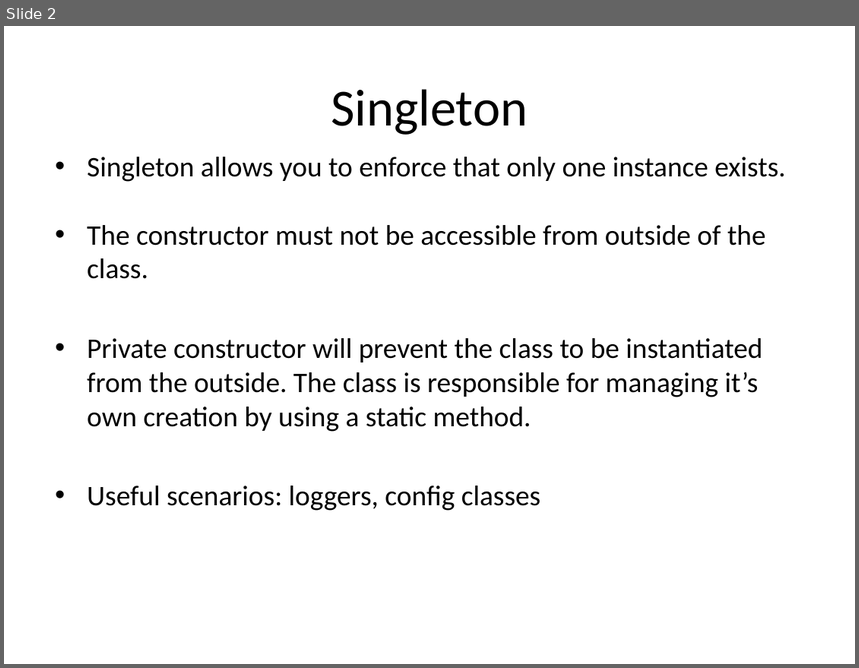
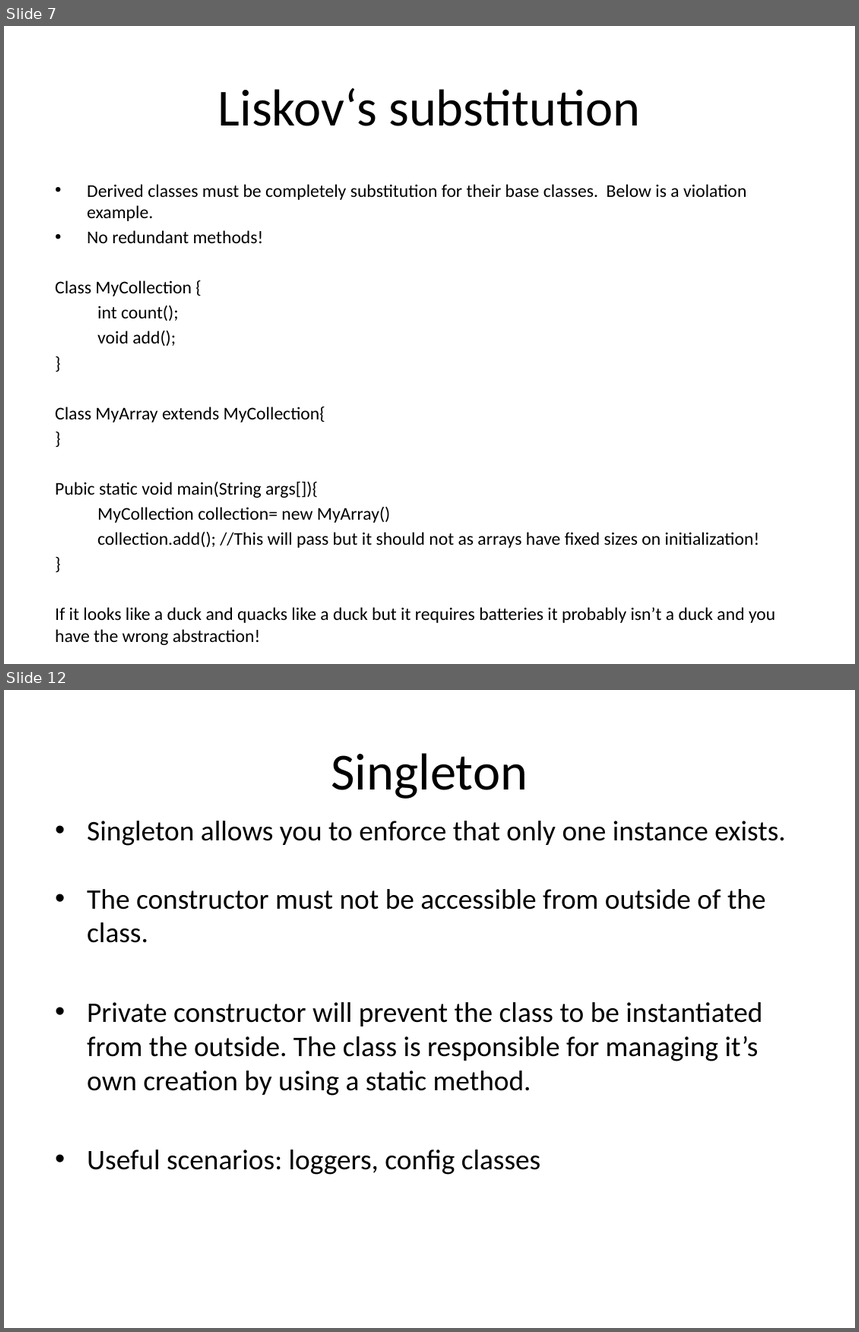
Before and after one commit to BBK-SDP-2015-kokamo01/Design-Patterns, a slide deck: slides/designPatterns.pptx. Shown one above the other, each under a label of ours: slide 2 before the commit, slides 7 and 12 after it; the slides between them are not shown. The pictures are 859x668 and 859x1332 pixels, drawn with LibreOffice and Linux fonts; fonts in the diff are those of the drawing. Boxes give left, top, right and bottom in pixels: in the first picture for what was removed or moved away, otherwise in the second. Text is boxed around its words. In the diff, an @@ line names an element or a change of style, - is before the commit and + after.

```diff
--- a/slides/designPatterns.pptx
+++ b/slides/designPatterns.pptx
@@ slide 7 added at <box>4,26,855,664</box>, background #FFFFFF @@
@@ title added at <box>218,88,640,126</box>, 44 pt, text #000000 @@
+Liskov‘s substitution
@@ text added at <box>55,184,775,645</box>, 15.2 pt, text #000000 @@
+• Derived classes must be completely substitution for their base classes. Below is a violation example.
+• No redundant methods!
+Class MyCollection {
+int count();
+void add();
+}
+Class MyArray extends MyCollection{
+}
+Pubic static void main(String args[]){
+MyCollection collection= new MyArray()
+collection.add(); //This will pass but it should not as arrays have fixed sizes on initialization!
+}
+If it looks like a duck and quacks like a duck but it requires batteries it probably isn’t a duck and you have the wrong abstraction!
@@ what was slide 2 is now slide 12 @@
```
Also in this commit, not shown: 1 slide changed, 10 other slides added, 14 other files.
